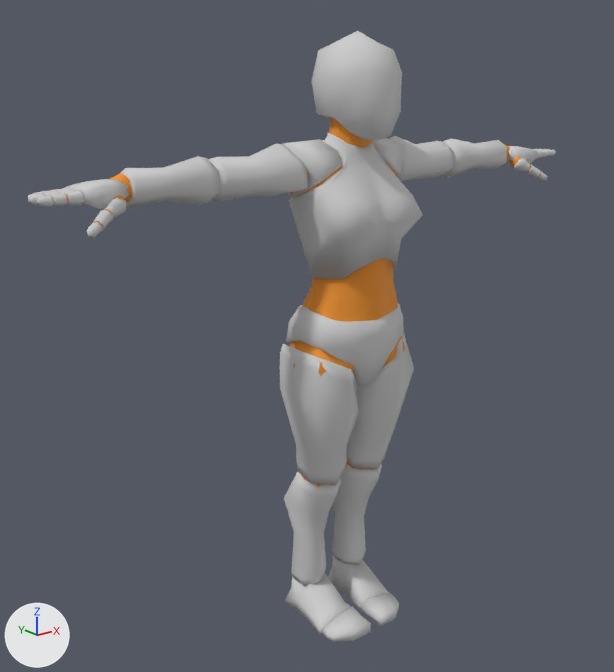
An edit to the glTF model isl-extension/avatar_animations/Avatar_Rigged.glb, drawn before and after from the same camera.
Rendered twice from a 50 mm lens placed at (-1.545, -1.788, 1.628), pointed at (-0.172, -0.072, 0.941). The lights are fixed; the arrows at lower left show +X, +Y and +Z. The picture after the commit comes second.

Names of what the first picture shows: 'Rigged Human Mannequin woman'.
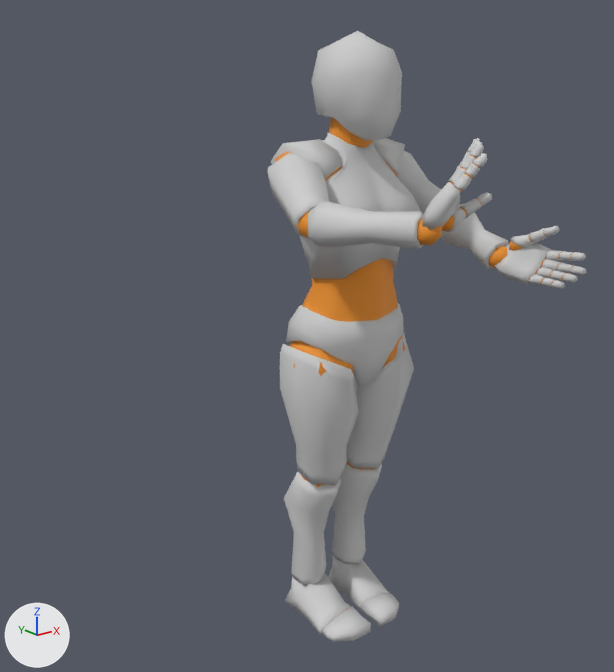
The newer file adds an action. The first version stands in its rest pose; the second is drawn at frame 13 of the action 'Four_Action'.

What the commit changed:
Bone 'DEF-upper_arm.L' (bone_def_upper_arm_l) turns from (0, 0, 0) to (21, 8, -41) degrees about its own x, y and z.
Bone 'DEF-upper_arm.L' (bone_def_upper_arm_l) is rescaled from (1.0, 1.0, 1.0) to (0.97, 1.06, 0.97).
Bone 'DEF-forearm.L' (bone_def_forearm_l) turns from (0, 0, 0) to (48, 21, 2) degrees about its own x, y and z.
Bone 'DEF-forearm.L' (bone_def_forearm_l) is rescaled from (1.0, 1.0, 1.0) to (1.15, 0.8, 1.09).
Bone 'DEF-forearm.L.001' (bone_def_forearm_l_001) turns from (0, 0, 0) to (0, -64, 0) degrees about its own x, y and z.
Bone 'DEF-hand.L' (bone_def_hand_l) turns from (0, 0, 0) to (21, -46, 4) degrees about its own x, y and z.
Bone 'DEF-hand.L' (bone_def_hand_l) is rescaled from (1.0, 1.0, 1.0) to (0.9, 1.21, 0.94).
Bone 'DEF-upper_arm.R' (bone_def_upper_arm_r) turns from (0, 0, 0) to (58, -14, 26) degrees about its own x, y and z.
Bone 'DEF-upper_arm.R' (bone_def_upper_arm_r) is rescaled from (1.0, 1.0, 1.0) to (0.98, 1.05, 0.98).
Bone 'DEF-forearm.R' (bone_def_forearm_r) turns from (0, 0, 0) to (47, -17, -22) degrees about its own x, y and z.
Bone 'DEF-forearm.R' (bone_def_forearm_r) is rescaled from (1.0, 1.0, 1.0) to (0.94, 1.17, 0.92).
Bone 'DEF-hand.R' (bone_def_hand_r) turns from (0, 0, 0) to (17, 13, -67) degrees about its own x, y and z.
Bone 'DEF-hand.R' (bone_def_hand_r) is rescaled from (1.0, 1.0, 1.0) to (0.9, 1.06, 1.07).

Location of each change, [x1, y1, x2, y2] in pixels of the pictures (614 x 672 px):
'Rigged Human Mannequin woman', posed (40% narrower): before [28, 31, 556, 642]; after [268, 31, 586, 642]
bone 'DEF-upper_arm.L', root to tip: before (383, 164) to (412, 161); after (383, 164) to (417, 191)
bone 'DEF-forearm.L', root to tip: before (443, 158) to (471, 156); after (452, 220) to (474, 237)
bone 'DEF-forearm.L.001', root to tip: before (472, 156) to (499, 154); after (475, 238) to (498, 256)
bone 'DEF-hand.L', root to tip: before (501, 154) to (506, 153); after (499, 257) to (509, 259)
bone 'DEF-upper_arm.R', root to tip: before (292, 172) to (253, 175); after (292, 172) to (302, 195)
bone 'DEF-forearm.R', root to tip: before (208, 180) to (168, 184); after (315, 224) to (366, 227)
bone 'DEF-hand.R', root to tip: before (121, 188) to (110, 190); after (426, 231) to (432, 219)
